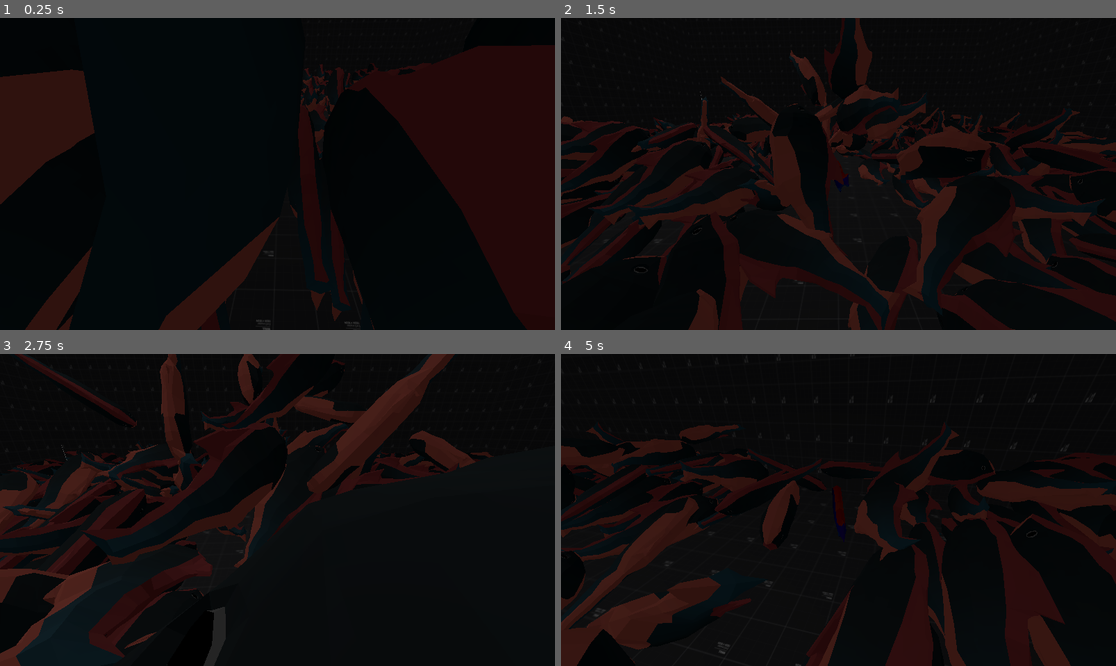
Above: before the commit, frames 1-4 (two rows, left to right).
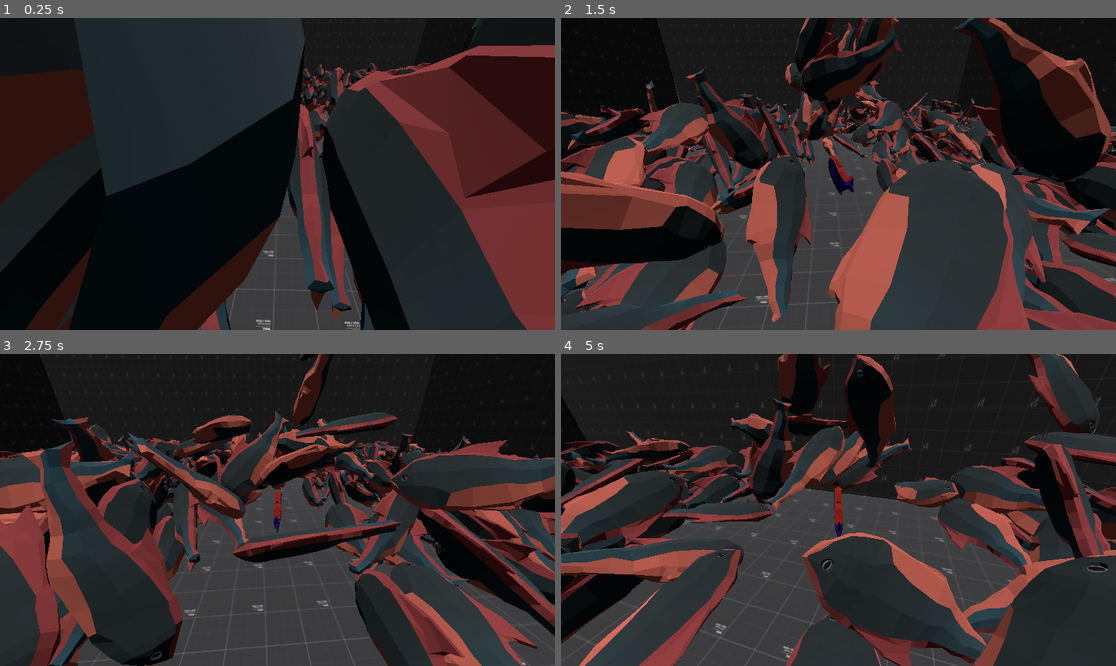
Above: after the commit, the same moments.

Repository: jamethy/fish-4
Game: Godot game, scene res://initial_room.tscn
The game is run twice, just before and just after one commit, with the same random seed, the same clock (stepped at 60 frames per second) and the same inputs. This scene is started directly instead of the project's main scene.
Inputs (mouse positions are in pixels of both pictures, inside the frame that each line leads up to):
- Up to frame 1 (0.25 s): no input
- Up to frame 2 (1.5 s): tap Enter (ui_accept) at 0.5, 0.77 s; move the mouse to (866, 174) at 0.52 s; hold W (Forward) from 0.53 s (still down); tap Space (Burst) at 0.6, 1.35 s; move the mouse to (810, 174) at 1.27 s
- Up to frame 3 (2.75 s): keep holding W (Forward); tap Enter (ui_accept) at 1.52 s; move the mouse to (288, 503) at 2.02 s; tap Space (Burst) at 2.1 s
- Up to frame 4 (5 s): keep holding W (Forward); move the mouse to (832, 516) at 2.77 s; tap Space (Burst) at 2.85, 3.6, 4.35 s; tap Enter (ui_accept) at 3.02, 3.77, 4.52 s; move the mouse to (877, 513) at 3.52 s; move the mouse to (794, 506) at 4.27 s

The runs differ from the first frame. In frame 1, 55% of the frame differs, in the area x 0-100%, y 0-100%; in frame 2, 67%; in frame 3, 66%; in frame 4, 67%.

Commit message:
feat: victory condition

Diff:
--- a/Player/Player.gd
+++ b/Player/Player.gd
@@ -73,7 +73,7 @@
 		velocity.x = move_toward(velocity.x, 0, SPEED)
 		velocity.z = move_toward(velocity.z, 0, SPEED)
 
-	# todo why can't I trust velocity
+	# TODO why can't I trust velocity
 	var previous_pos = position
 	move_and_slide()
 
@@ -84,4 +84,6 @@
 	for i in get_slide_collision_count():
 		var c = get_slide_collision(i)
 		if c.get_collider() is RigidBody3D:
+			if c.get_collider().name == "GoalFish":
+				Events.emit("player_found_goal_fish")
 			c.get_collider().apply_central_impulse(-c.get_normal() * speed * fish_impact_force)
--- /dev/null
+++ b/events.gd
@@ -0,0 +1,10 @@
+extends Node
+
+signal player_found_goal_fish(d)
+
+func emit(signal_name: String, args: Dictionary = {}):
+	log_signal(signal_name, args)
+	emit_signal(signal_name, args)
+
+func log_signal(signal_name: String, args: Dictionary):
+	print("signal: %s " % signal_name, args)
--- /dev/null
+++ b/goal_fish.gd
@@ -0,0 +1,28 @@
+extends RigidBody3D
+
+@export var found_scale = 5
+
+# Called when the node enters the scene tree for the first time.
+func _ready():
+	Events.player_found_goal_fish.connect(_on_player_found_goal_fish)
+
+
+var found = false
+
+# Called every frame. 'delta' is the elapsed time since the previous frame.
+func _on_player_found_goal_fish(_d: Dictionary):
+	if found:
+		return
+	found = true
+	var tween = get_tree().create_tween()
+	tween.tween_property(self, "scale", Vector3(found_scale, found_scale, found_scale), 10)
+	gravity_scale = 0
+
+
+
+func _physics_process(delta):
+	if not found:
+		return
+
+	position.y += 2 * delta
+	rotation.y += 2 * delta
--- /dev/null
+++ b/goal_fish.tscn
@@ -0,0 +1,18 @@
+[gd_scene load_steps=4 format=3 uid="uid://c6qbtrh2sm4vp"]
+
+[ext_resource type="Script" path="res://goal_fish.gd" id="1_fnfkc"]
+[ext_resource type="PackedScene" uid="uid://bns62i43p2yrx" path="res://golden_fish.tscn" id="1_n2dtg"]
+
+[sub_resource type="CapsuleShape3D" id="CapsuleShape3D_y3au3"]
+radius = 0.375
+height = 1.49846
+
+[node name="GoalFish" type="RigidBody3D"]
+script = ExtResource("1_fnfkc")
+
+[node name="CollisionShape3D" type="CollisionShape3D" parent="."]
+transform = Transform3D(1, 0, 0, 0, -4.37114e-08, -1, 0, 1, -4.37114e-08, 0, 0, 0)
+shape = SubResource("CapsuleShape3D_y3au3")
+
+[node name="FishModel" parent="." instance=ExtResource("1_n2dtg")]
+transform = Transform3D(-8.74228e-08, 0, -2, 0, 2, 0, 2, 0, -8.74228e-08, 0, 0, 0)
--- /dev/null
+++ b/golden_fish.tscn
@@ -0,0 +1,12 @@
+[gd_scene load_steps=3 format=3 uid="uid://bns62i43p2yrx"]
+
+[ext_resource type="PackedScene" uid="uid://cng2ri7lt73hq" path="res://Assets/FishV4/FishV4.gltf" id="1_v853b"]
+
+[sub_resource type="StandardMaterial3D" id="StandardMaterial3D_gesja"]
+albedo_color = Color(1, 0.807843, 0.0313726, 1)
+metallic = 1.0
+
+[node name="Root Scene" instance=ExtResource("1_v853b")]
+
+[node name="FishV4" parent="RootNode" index="0"]
+material_override = SubResource("StandardMaterial3D_gesja")
--- a/initial_room.gd
+++ b/initial_room.gd
@@ -14,3 +14,7 @@
 		var new_fish = other_fish_scenes.pick_random().instantiate()
 		new_fish.position = Vector3(randf_range(-12, 12), randf_range(1, 3), randf_range(-12, 12))
 		add_child(new_fish)
+	Events.player_found_goal_fish.connect(_on_player_found_goal_fish)
+
+func _on_player_found_goal_fish(_d: Dictionary):
+	$CanvasLayer.visible = true
--- a/initial_room.tscn
+++ b/initial_room.tscn
@@ -1,9 +1,10 @@
-[gd_scene load_steps=8 format=3 uid="uid://du0b8ujm3axps"]
+[gd_scene load_steps=10 format=3 uid="uid://du0b8ujm3axps"]
 
 [ext_resource type="Script" path="res://initial_room.gd" id="1_3r713"]
 [ext_resource type="Texture2D" uid="uid://dafm0canr7uy2" path="res://Assets/Test Tile Textures/texture_01.svg" id="1_ey1qs"]
 [ext_resource type="PackedScene" uid="uid://ua1b473dkgkh" path="res://Player/player.tscn" id="1_hkrpd"]
 [ext_resource type="PackedScene" uid="uid://de1ollje6u46c" path="res://Player/player_camera.tscn" id="4_l5wrg"]
+[ext_resource type="PackedScene" uid="uid://c6qbtrh2sm4vp" path="res://goal_fish.tscn" id="5_7cps4"]
 
 [sub_resource type="Environment" id="Environment_4d0ln"]
 ambient_light_color = Color(0.827938, 0.754442, 0.702014, 1)
@@ -15,6 +16,14 @@
 
 [sub_resource type="BoxShape3D" id="BoxShape3D_ba813"]
 size = Vector3(26.486, 1, 25.8117)
+
+[sub_resource type="StyleBoxFlat" id="StyleBoxFlat_l2n07"]
+bg_color = Color(0.756863, 0.65098, 0.266667, 1)
+border_width_left = 2
+border_width_top = 2
+border_width_right = 2
+border_width_bottom = 2
+border_color = Color(0.996078, 0.184314, 0.184314, 1)
 
 [node name="InitialRoom" type="Node3D"]
 script = ExtResource("1_3r713")
@@ -100,6 +109,37 @@
 transform = Transform3D(1, 0, 0, 0, 1, 0, 0, 0, 1, 0, 0, -0.112973)
 shape = SubResource("BoxShape3D_ba813")
 
-[node name="SpotLight3D" type="SpotLight3D" parent="."]
-transform = Transform3D(0.975365, -0.0117873, 0.22028, -0.220595, -0.0521177, 0.973972, 0, -0.998571, -0.053434, 6.03979, 13.311, 0)
-spot_range = 4096.0
+[node name="GoalFish" parent="." instance=ExtResource("5_7cps4")]
+transform = Transform3D(1, 0, 0, 0, 1, 0, 0, 0, 1, 8.89658, 1.42896, 8.19998)
+mass = 100.0
+
+[node name="DirectionalLight3D" type="DirectionalLight3D" parent="."]
+transform = Transform3D(1, 0, 0, 0, -0.124381, 0.992235, 0, -0.992235, -0.124381, 0, 13.6152, 0)
+
+[node name="CanvasLayer" type="CanvasLayer" parent="."]
+visible = false
+
+[node name="PanelContainer" type="PanelContainer" parent="CanvasLayer"]
+custom_minimum_size = Vector2(300, 100)
+anchors_preset = 7
+anchor_left = 0.5
+anchor_top = 1.0
+anchor_right = 0.5
+anchor_bottom = 1.0
+offset_left = -150.0
+offset_top = -140.0
+offset_right = 150.0
+offset_bottom = -40.0
+grow_horizontal = 2
+grow_vertical = 0
+size_flags_horizontal = 4
+size_flags_vertical = 4
+theme_override_styles/panel = SubResource("StyleBoxFlat_l2n07")
+
+[node name="RichTextLabel" type="RichTextLabel" parent="CanvasLayer/PanelContainer"]
+custom_minimum_size = Vector2(150, 40)
+layout_mode = 2
+size_flags_horizontal = 4
+size_flags_vertical = 4
+theme_override_colors/default_color = Color(0, 0, 0, 1)
+text = "You found the fish!"
--- a/project.godot
+++ b/project.godot
@@ -14,6 +14,10 @@
 run/main_scene="res://Scenes/test-scene.tscn"
 config/features=PackedStringArray("4.2", "Forward Plus")
 config/icon="res://icon.svg"
+
+[autoload]
+
+Events="*res://events.gd"
 
 [input]
 
